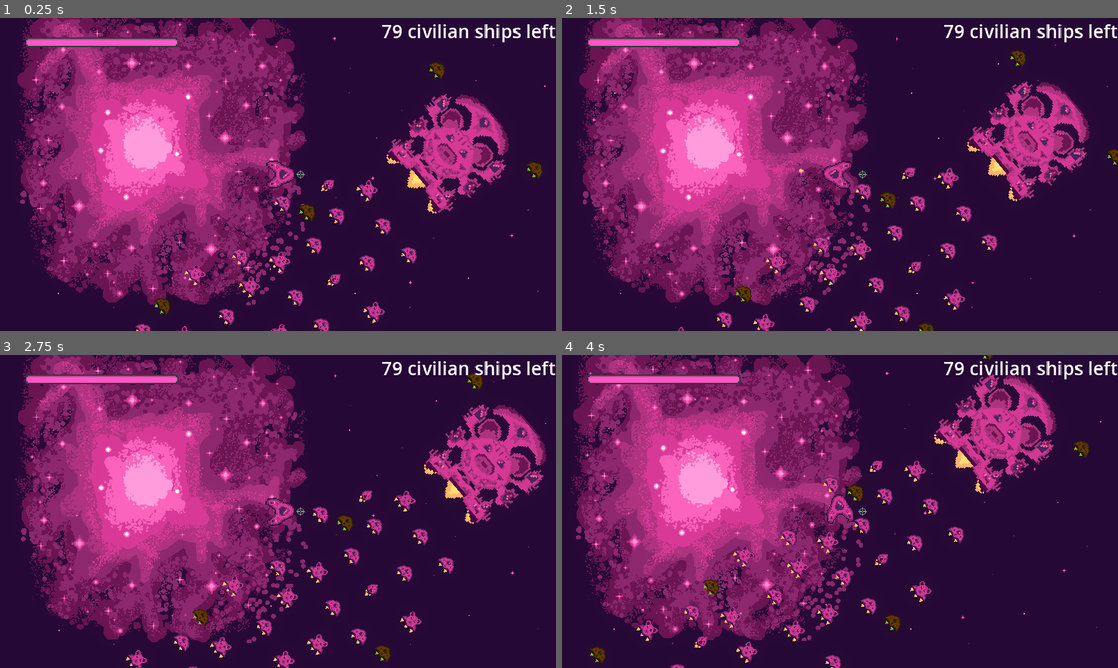
Above: before the commit, frames 1-4 (two rows, left to right).
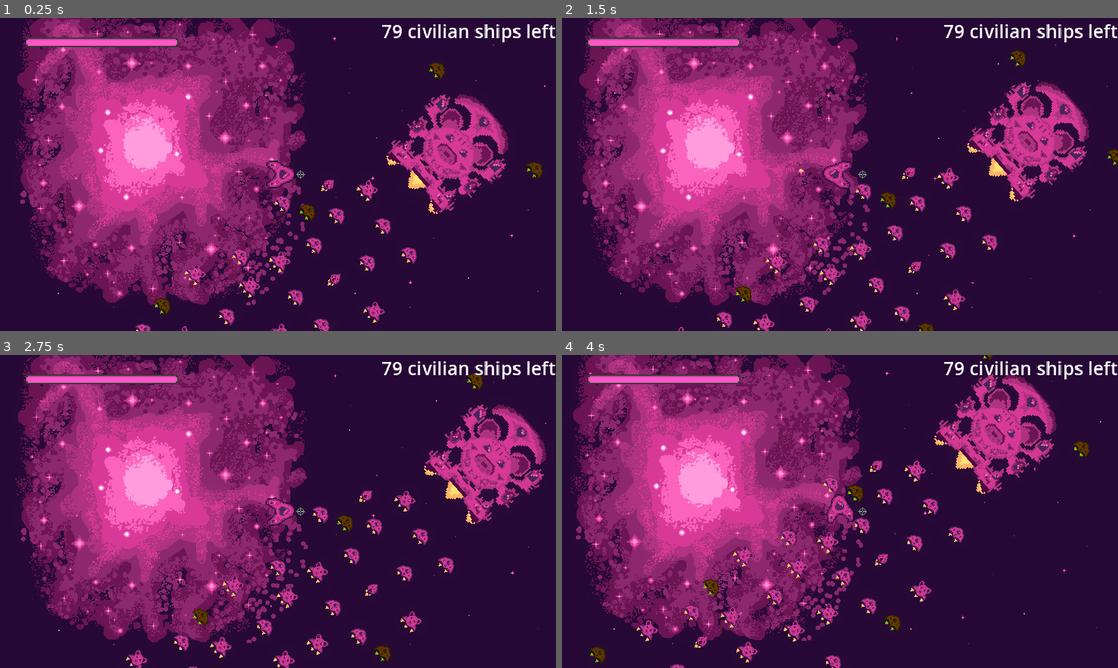
Above: after the commit, the same moments.

Repository: bear-minimum-studio/space-bear
Game: Godot game, scene res://Game.tscn
Same seed, same stepped clock (60 frames per second), same inputs: the game is played once before the commit and once after it. The engine's default icon, where the game draws it, is replaced by a stand-in: a white triangle on a blue panel in a dark square.
Inputs:
- Up to frame 1 (0.25 s): no input
- Up to frame 2 (1.5 s): hold Right (turn_right) 0.53-1.28 s; tap Down (decelerate) at 0.6 s; hold Ctrl (brake) from 1.28 s (still down); tap Space (fire) at 1.35 s
- Up to frame 3 (2.75 s): release Ctrl (brake) at 2.03 s; hold Right (turn_right) from 2.03 s (still down); hold G (grappling_hook) from 2.03 s (still down)
- Up to frame 4 (4 s): release Right (turn_right) at 2.78 s; release G (grappling_hook) at 2.78 s; hold Up (accelerate) 2.78-3.53 s; tap F (turret_fire) at 2.85 s; hold Left (turn_left) from 3.53 s (still down); tap Down (decelerate) at 3.6 s

The runs differ from the first frame. In frame 1, 1.1% of the frame differs, in the area x 28-98%, y 15-100%; in frame 2, 1.1%; in frame 3, 1.1%; in frame 4, 1.2%, in the area x 5-95%, y 0-100%.

Commit message:
feat: make the ships turn when they travel

Diff:
--- a/npc/AbstractShip.gd
+++ b/npc/AbstractShip.gd
@@ -19,6 +19,7 @@
 	_next_path_position = nav_agent.get_next_path_position()
 	_current_agent_position = global_transform.origin
 	velocity = (_next_path_position - _current_agent_position).normalized() * speed
+	self.rotation = velocity.angle()
 	move_and_slide()
 
 func set_movement_target(movement_target : Vector2):
